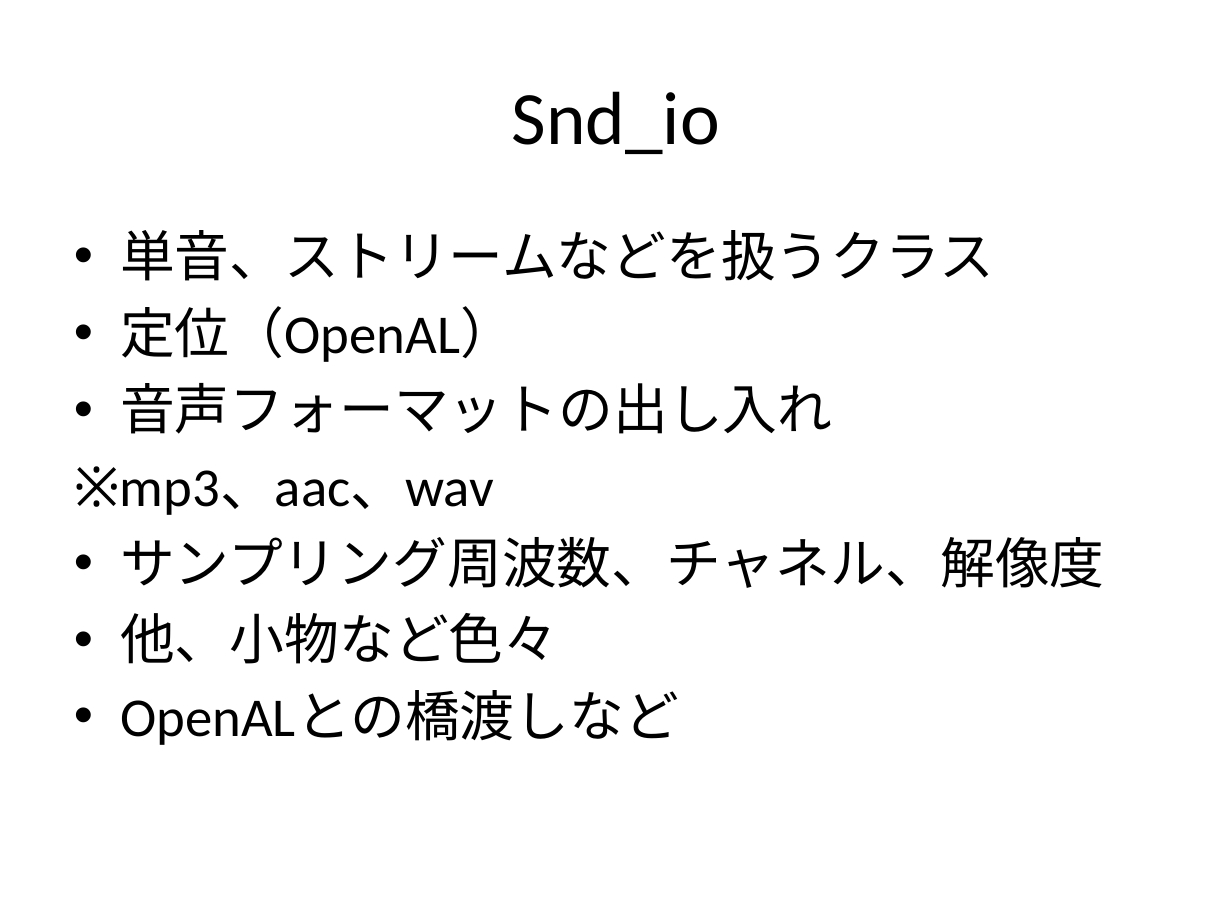
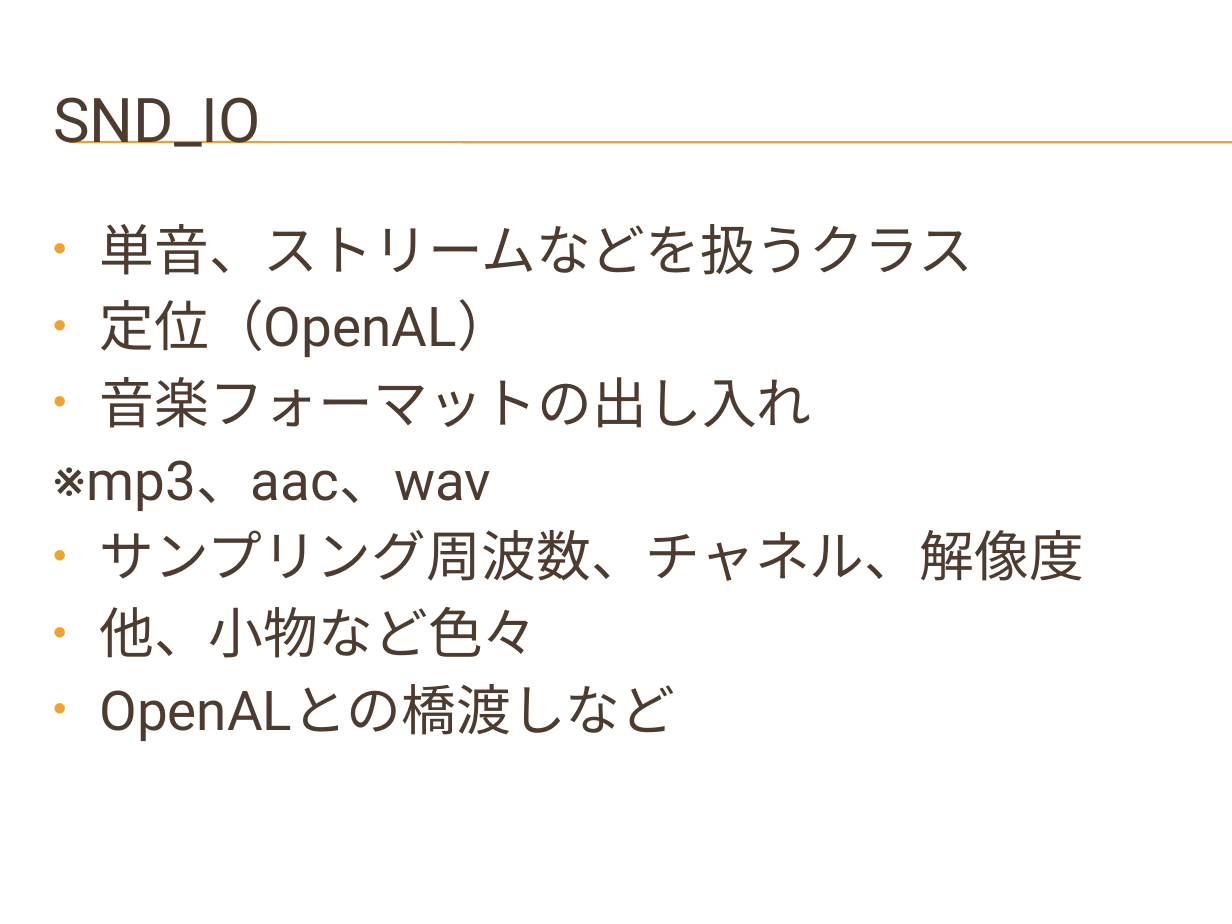
Before and after one commit to hirakuni45/glfw3_app, a slide deck: slide 13 of glfw3_app/docs/GLFW3_OpenGL_GUI.pptx. Drawn at 1232x924 pixels with LibreOffice and Linux fonts; fonts in the diff are those of the drawing; background and template pictures are left out. Boxes give left, top, right and bottom in pixels: in the first picture for what was removed or moved away, otherwise in the second. Text is boxed around its words. In the diff, an @@ line names an element or a change of style, - is before the commit and + after.

```diff
--- a/glfw3_app/docs/GLFW3_OpenGL_GUI.pptx
+++ b/glfw3_app/docs/GLFW3_OpenGL_GUI.pptx
@@ title at (53,97,261,147): text changed; size 44 to 36 pt; font Calibri to Roboto; text colour #000000 to #4E3B30 @@
-Snd_io
+SND_IO
@@ line added from (69, 142) to (1232, 142), #F0A22E 0.75 pt @@
@@ line added from (69, 143) to (1232, 143), #F0A22E 0.75 pt @@
@@ text "単音、ストリームなどを扱うクラス": place and size @@
-text "単音、ストリームなどを扱うクラス" at (120,230,1104,745)
+text "単音、ストリームなどを扱うクラス" at (53,224,1083,741)
@@ text at (53,224,1083,741): font Calibri to Roboto, text colour #000000 to #4E3B30 in "単音、ストリームなどを扱うクラス", "定位（OpenAL）", "※mp3、aac、wav", "サンプリング周波数、チャネル、解像度" and 2 more places @@
@@ text at (99,377,811,428): text changed; font Calibri to Roboto; text colour #000000 to #4E3B30 @@
-• 音声フォーマットの出し入れ
+• 音楽フォーマットの出し入れ
```
Also in this commit, not shown: 36 other slides changed, 2 other files.
